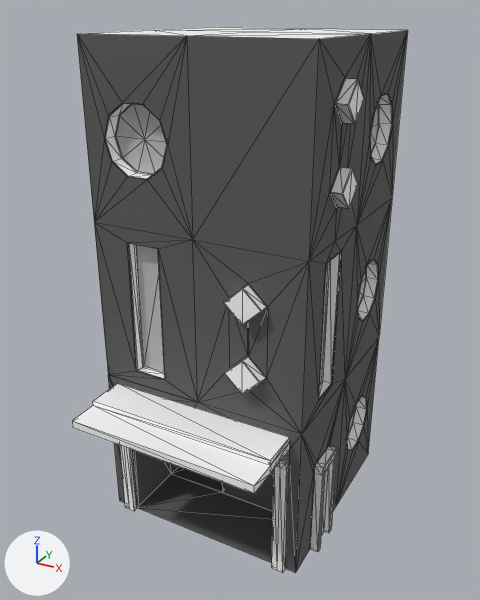
An edit to the FBX model Modélisations/01_Environements/01_Building/FBX/B_02.FBX, drawn before and after from the same camera.
One viewpoint serves both versions: a camera (50 mm lens) standing at (3.49, -12.43, 9.36) and looking at (-1.98, -2.49, 4.39). The axes (+X, +Y, +Z) are drawn at lower left. The lights are the same throughout. Mesh edges are drawn as thin lines. Where no turn or scale is listed for an object, it has been applied to the vertices. Vertices at the same position are counted once.

Objects in the first picture: 'Batiment_02', 'Front_Porch_B_02'.
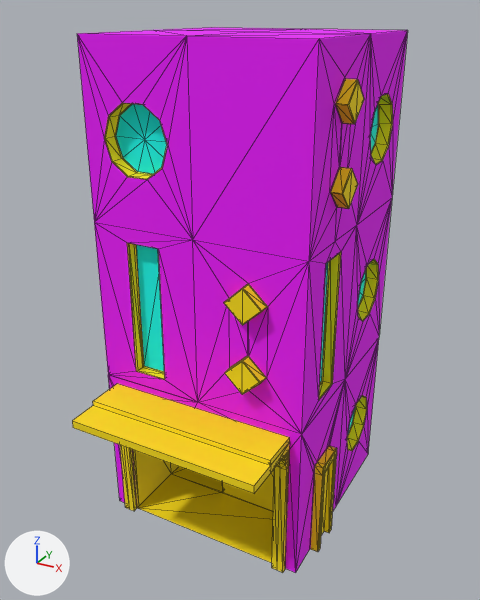
Where the change shows, as pixel boxes [x1, y1, x2, y2] in the pictures (480 x 600 px):
part 1 of me_mesh_001, cut back
    both: [72, 383, 290, 493]
part 2 of me_mesh_001, recoloured (grey to yellow)
    both: [270, 442, 290, 473]
part 3 of me_mesh, recoloured (grey to pink)
    both: [77, 30, 408, 573]
part 4 of me_mesh, recoloured
    both: [104, 94, 393, 563]
part 5 of me_mesh, recoloured (white to pink)
    both: [77, 27, 406, 39]
part 6 of me_mesh, recoloured (grey to yellow)
    both: [105, 79, 392, 572]
part 7 of me_mesh, recoloured
    both: [115, 104, 153, 175]
part 8 of me_mesh, recoloured (grey to yellow)
    both: [321, 406, 356, 535]
part 9 of me_mesh, recoloured
    both: [371, 103, 379, 154]
part 10 of me_mesh, recoloured (grey to cyan)
    both: [116, 104, 378, 437]

The change, as a diff of the scene's bpy script:
```diff
--- a/Modélisations/01_Environements/01_Building/FBX/B_02.FBX.py
+++ b/Modélisations/01_Environements/01_Building/FBX/B_02.FBX.py
@@ mat_wall @@
+mat_wall = principled_material('Wall')
+mat_wall.base_color = (0.847, 0.0, 1.0)  # pink #ed00ff
+mat_wall.roughness = 0.859
@@ mat_extrusion @@
+mat_extrusion = principled_material('Extrusion')
+mat_extrusion.base_color = (1.0, 0.753, 0.0)  # yellow #ffe100
+mat_extrusion.roughness = 0.859
@@ mat_windows @@
+mat_windows = principled_material('Windows')
+mat_windows.base_color = (0.0, 1.0, 0.965)  # cyan #00fffb
+mat_windows.roughness = 0.859
@@ me_mesh @@
 me_mesh.from_pydata(...)  # 994 vertices, 1901 faces; spans x -4.3..0.2, y -4.22..0.31, z -0.02..9.0
 # used by ob_batiment_02; location = (0.0, 0.0, 0.0)
-me_mesh.materials.append(mat_default_material3)  # grey #bcbcbc
+# me_mesh part 3: 343 of the faces centred in x -4.01..0.01, y -4.0..0.0, z 0.19..8.92 switch from mat_standardmaterial4 (dark grey #5b5b5b) to mat_wall (pink #ed00ff)
+# me_mesh part 4: 304 of the faces centred in x -4.01..0.0, y -4.01..0.01, z 0.0..8.74 switch from mat_standardmaterial4 (dark grey #5b5b5b) to mat_extrusion (yellow #ffe100)
+# me_mesh part 5: all 8 faces centred in x -3.33..-0.67, y -3.33..-0.67, z 9.0 switch from mat_lambert10 (white #ffffff) to mat_wall (pink #ed00ff)
+# me_mesh part 6: 1050 of the faces centred in x -4.3..0.2, y -4.22..0.31, z -0.02..8.74 switch from mat_lambert10 (white #ffffff) to mat_extrusion (yellow #ffe100)
+# me_mesh part 7: 36 of the faces centred in x -3.76..-2.48, y -3.76..-2.44, z 6.9..7.93 switch from mat_lambert11 (grey #bcbcbc) to mat_extrusion (yellow #ffe100)
+# me_mesh part 8: 22 of the faces centred in x -1.14..0.05, y -3.07..-0.35, z 0.59..1.93 switch from mat_lambert11 (grey #bcbcbc) to mat_extrusion (yellow #ffe100)
+# me_mesh part 9: 18 of the faces centred in x -0.24, y -1.56..-0.48, z 6.9..7.93 switch from mat_lambert11 (grey #bcbcbc) to mat_extrusion (yellow #ffe100)
+# me_mesh part 10: 62 of the faces centred in x -3.8..-0.2, y -3.8..-0.2, z 1.09..7.91 switch from mat_lambert11 (grey #bcbcbc) to mat_windows (cyan #00fffb)
@@ me_mesh_001 @@
 # used by ob_front_porch_b_02; location = (0.0, 0.0, 0.0)
-me_mesh_001.from_pydata(...)  # 21 vertices, 29 faces; spans x -3.8..-0.21, y -5.26..-4.0, z 2.63..2.87
-me_mesh_001.materials.append(mat_default_material3)  # grey #bcbcbc
+me_mesh_001.from_pydata(...)  # 21 vertices, 16 faces; spans x -3.8..-0.21, y -5.26..-4.0, z 2.63..2.87
+# me_mesh_001 part 1
+# 26 faces are deleted
+# 13 new faces join them
+# me_mesh_001 part 2: 2 faces spanning x -0.21, y -4.71..-4.0, z 2.63..2.79 switch from mat_lambert10 (white #ffffff) to mat_extrusion (yellow #ffe100)
```
